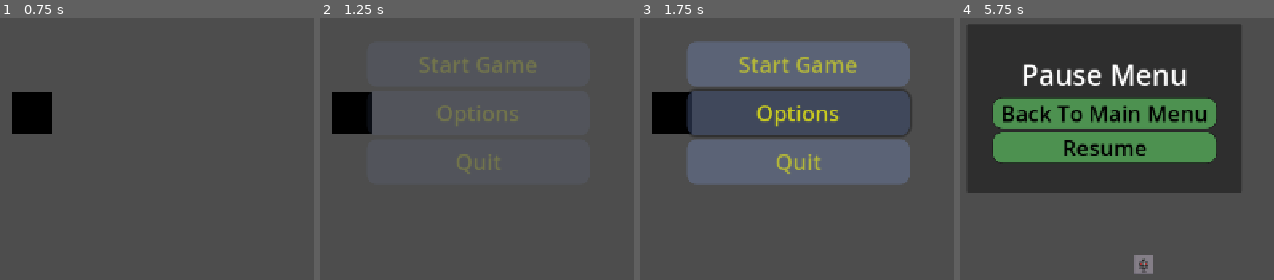
Above: before the commit, frames 1-4 (left to right).
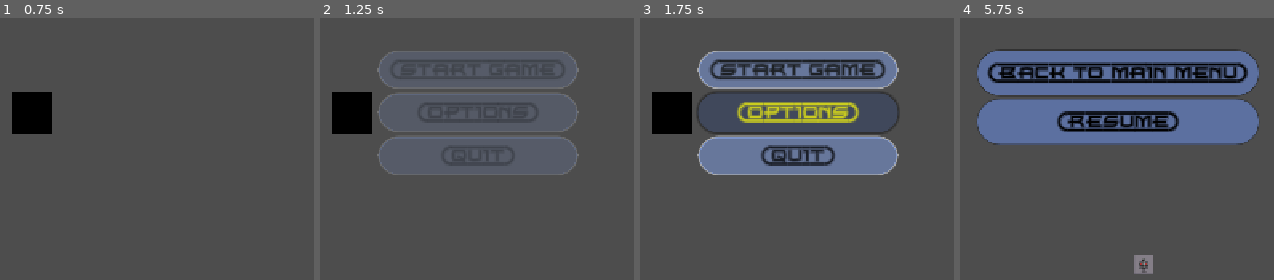
Above: after the commit, the same moments.

Repository: ikostan/SkyLockAssault
Game: Godot game, scene res://scenes/main_menu.tscn
Two runs of this game, one before a commit and one after it. Both use one fixed random seed, a clock stepped at 60 frames per second and the inputs below. Video files are missing from this copy of the repository; at most half a second of black plays in their place.
Inputs:
- Up to frame 1 (0.75 s): tap Enter at 0.5 s; hold D (move_right) from 0.53 s (still down)
- Up to frame 2 (1.25 s): keep holding D (move_right)
- Up to frame 3 (1.75 s): release D (move_right) at 1.25 s; click "Options" (after the commit: "{OPTIONS}") at 1.25 s
- Up to frame 4 (5.75 s): click "Start Game" (after the commit: "{START=GAME}") at 2 s; tap Space at 2.75 s; hold W (move_backward) 2.78-3.53 s; hold D (move_right) 3.53-4.28 s; hold X (move_forward) 4.28-5.03 s; hold A (move_left) from 5.03 s (still down); tap Escape (ui_cancel) at 5.65 s

Frame 1 is identical in both runs. In frame 2, 3.0% of the frame differs, in the area x 18-83%, y 12-60%; in frame 3, 29%; in frame 4, 55%, in the area x 2-96%, y 2-67%.

Commit message:
Add custom font and restyle main and pause menus
Introduced the EMPIREST.TTF custom font and applied it to main menu and pause menu buttons. Updated button styles with rounded corners, new color schemes, and improved layout. Added a new options scene and refactored pause menu structure for consistency and better appearance.

Diff:
--- a/scenes/main_menu.tscn
+++ b/scenes/main_menu.tscn
@@ -1,40 +1,60 @@
-[gd_scene load_steps=10 format=3 uid="uid://brpckgp7j86jp"]
+[gd_scene load_steps=12 format=3 uid="uid://brpckgp7j86jp"]
 
 [ext_resource type="Script" uid="uid://cdubukgyitlm8" path="res://scripts/main_menu.gd" id="1_l6cm7"]
 [ext_resource type="VideoStream" uid="uid://dxu50q1yffe6a" path="res://files/video/grok-video-main2.ogv" id="2_ekxnf"]
+[ext_resource type="FontFile" uid="uid://borwvgqdgawbj" path="res://files/fonts/EMPIREST.TTF" id="3_bqqt6"]
 
-[sub_resource type="StyleBoxFlat" id="StyleBoxFlat_bqqt6"]
-bg_color = Color(0.53333336, 0.6666667, 0.98039216, 0.3137255)
-corner_radius_top_left = 16
-corner_radius_top_right = 16
-corner_radius_bottom_right = 16
-corner_radius_bottom_left = 16
+[sub_resource type="StyleBoxFlat" id="StyleBoxFlat_rtw2f"]
+bg_color = Color(0.53333336, 0.6666667, 0.98039216, 0.5882353)
+border_width_left = 2
+border_width_top = 2
+border_width_right = 2
+border_width_bottom = 2
+corner_radius_top_left = 40
+corner_radius_top_right = 40
+corner_radius_bottom_right = 40
+corner_radius_bottom_left = 40
 
 [sub_resource type="StyleBoxFlat" id="StyleBoxFlat_ekxnf"]
-corner_radius_top_left = 16
-corner_radius_top_right = 16
-corner_radius_bottom_right = 16
-corner_radius_bottom_left = 16
+corner_radius_top_left = 40
+corner_radius_top_right = 40
+corner_radius_bottom_right = 40
+corner_radius_bottom_left = 40
 
 [sub_resource type="StyleBoxFlat" id="StyleBoxFlat_8ln24"]
 bg_color = Color(0.53333336, 0.6666667, 0.98039216, 0.3137255)
 border_color = Color(0.20871013, 0.20871016, 0.20870999, 1)
-corner_radius_top_left = 16
-corner_radius_top_right = 16
-corner_radius_bottom_right = 16
-corner_radius_bottom_left = 16
+corner_radius_top_left = 40
+corner_radius_top_right = 40
+corner_radius_bottom_right = 40
+corner_radius_bottom_left = 40
 shadow_size = 5
 
 [sub_resource type="StyleBoxEmpty" id="StyleBoxEmpty_ekxnf"]
 
+[sub_resource type="StyleBoxFlat" id="StyleBoxFlat_bqqt6"]
+bg_color = Color(0.53333336, 0.6666667, 0.98039216, 0.54901963)
+border_width_left = 2
+border_width_top = 2
+border_width_right = 2
+border_width_bottom = 2
+corner_radius_top_left = 40
+corner_radius_top_right = 40
+corner_radius_bottom_right = 40
+corner_radius_bottom_left = 40
+
 [sub_resource type="StyleBoxEmpty" id="StyleBoxEmpty_bqqt6"]
 
 [sub_resource type="StyleBoxFlat" id="StyleBoxFlat_wu84c"]
-bg_color = Color(0.53333336, 0.6666667, 0.98039216, 0.3137255)
-corner_radius_top_left = 16
-corner_radius_top_right = 16
-corner_radius_bottom_right = 16
-corner_radius_bottom_left = 16
+bg_color = Color(0.53333336, 0.6666667, 0.98039216, 0.5882353)
+border_width_left = 2
+border_width_top = 2
+border_width_right = 2
+border_width_bottom = 2
+corner_radius_top_left = 40
+corner_radius_top_right = 40
+corner_radius_bottom_right = 40
+corner_radius_bottom_left = 40
 
 [sub_resource type="StyleBoxEmpty" id="StyleBoxEmpty_wu84c"]
 
@@ -70,10 +90,10 @@
 anchor_top = 0.5
 anchor_right = 0.5
 anchor_bottom = 0.5
-offset_left = -178.5
-offset_top = -114.0
-offset_right = 178.5
-offset_bottom = 114.0
+offset_left = -160.0
+offset_top = -100.0
+offset_right = 160.0
+offset_bottom = 100.0
 grow_horizontal = 2
 grow_vertical = 2
 theme_override_constants/separation = 6
@@ -90,41 +110,44 @@
 [node name="StartButton" type="Button" parent="VideoStreamPlayer/VBoxContainer"]
 layout_mode = 2
 size_flags_vertical = 3
-theme_override_colors/font_color = Color(0.9607843, 0.9607843, 0.050980393, 0.74509805)
+theme_override_colors/font_color = Color(0.023529412, 0.023529412, 0, 1)
+theme_override_colors/font_focus_color = Color(0, 0, 0, 1)
 theme_override_colors/font_hover_color = Color(0.9607843, 0.9607843, 0.050980393, 1)
-theme_override_constants/h_separation = 6
+theme_override_fonts/font = ExtResource("3_bqqt6")
 theme_override_font_sizes/font_size = 35
-theme_override_styles/normal = SubResource("StyleBoxFlat_bqqt6")
+theme_override_styles/normal = SubResource("StyleBoxFlat_rtw2f")
 theme_override_styles/pressed = SubResource("StyleBoxFlat_ekxnf")
 theme_override_styles/hover = SubResource("StyleBoxFlat_8ln24")
 theme_override_styles/focus = SubResource("StyleBoxEmpty_ekxnf")
-text = "Start Game"
+text = "{START=GAME}"
 
 [node name="OptionsButton" type="Button" parent="VideoStreamPlayer/VBoxContainer"]
 layout_mode = 2
 size_flags_vertical = 3
-theme_override_colors/font_color = Color(0.9607843, 0.9607843, 0.050980393, 0.74509805)
+theme_override_colors/font_color = Color(0, 0, 0, 1)
+theme_override_colors/font_focus_color = Color(0, 0, 0, 1)
 theme_override_colors/font_hover_color = Color(0.9607843, 0.9607843, 0.050980393, 1)
-theme_override_constants/h_separation = 6
+theme_override_fonts/font = ExtResource("3_bqqt6")
 theme_override_font_sizes/font_size = 35
 theme_override_styles/normal = SubResource("StyleBoxFlat_bqqt6")
 theme_override_styles/pressed = SubResource("StyleBoxFlat_ekxnf")
 theme_override_styles/hover = SubResource("StyleBoxFlat_8ln24")
 theme_override_styles/focus = SubResource("StyleBoxEmpty_bqqt6")
-text = "Options"
+text = "{OPTIONS}"
 
 [node name="QuitButton" type="Button" parent="VideoStreamPlayer/VBoxContainer"]
 layout_mode = 2
 size_flags_vertical = 3
-theme_override_colors/font_color = Color(0.9607843, 0.9607843, 0.050980393, 0.74509805)
+theme_override_colors/font_color = Color(0, 0, 0, 1)
+theme_override_colors/font_focus_color = Color(0, 0, 0, 1)
 theme_override_colors/font_hover_color = Color(0.9607843, 0.9607843, 0.050980393, 1)
-theme_override_constants/h_separation = 6
+theme_override_fonts/font = ExtResource("3_bqqt6")
 theme_override_font_sizes/font_size = 35
 theme_override_styles/normal = SubResource("StyleBoxFlat_wu84c")
 theme_override_styles/pressed = SubResource("StyleBoxFlat_ekxnf")
 theme_override_styles/hover = SubResource("StyleBoxFlat_8ln24")
 theme_override_styles/focus = SubResource("StyleBoxEmpty_wu84c")
-text = "Quit"
+text = "{QUIT}"
 
 [node name="QuitDialog" type="ConfirmationDialog" parent="VideoStreamPlayer/VBoxContainer"]
 oversampling_override = 1.0
--- /dev/null
+++ b/scenes/options.tscn
@@ -0,0 +1,9 @@
+[gd_scene format=3 uid="uid://ckky6bjxngluo"]
+
+[node name="Options" type="Control"]
+layout_mode = 3
+anchors_preset = 15
+anchor_right = 1.0
+anchor_bottom = 1.0
+grow_horizontal = 2
+grow_vertical = 2
--- a/scenes/pause_menu.tscn
+++ b/scenes/pause_menu.tscn
@@ -1,24 +1,71 @@
-[gd_scene load_steps=6 format=3 uid="uid://cb4n4cqkuddqg"]
+[gd_scene load_steps=11 format=3 uid="uid://cb4n4cqkuddqg"]
 
 [ext_resource type="Script" uid="uid://jdb4e3uytiw1" path="res://scripts/pause_menu.gd" id="1_n87rw"]
+[ext_resource type="FontFile" uid="uid://borwvgqdgawbj" path="res://files/fonts/EMPIREST.TTF" id="2_myx47"]
 
 [sub_resource type="StyleBoxFlat" id="StyleBoxFlat_n87rw"]
-bg_color = Color(0.3019608, 0.5686275, 0.3137255, 1)
-corner_radius_top_left = 16
-corner_radius_top_right = 16
-corner_radius_bottom_right = 16
-corner_radius_bottom_left = 16
+bg_color = Color(0.53333336, 0.6666667, 0.98039216, 0.5882353)
+corner_radius_top_left = 40
+corner_radius_top_right = 40
+corner_radius_bottom_right = 40
+corner_radius_bottom_left = 40
 shadow_size = 2
+
+[sub_resource type="StyleBoxFlat" id="StyleBoxFlat_kukqi"]
+content_margin_left = 4.0
+content_margin_top = 4.0
+content_margin_right = 4.0
+content_margin_bottom = 4.0
+corner_radius_top_left = 40
+corner_radius_top_right = 40
+corner_radius_bottom_right = 40
+corner_radius_bottom_left = 40
+corner_detail = 5
+
+[sub_resource type="StyleBoxFlat" id="StyleBoxFlat_5d2l8"]
+content_margin_left = 4.0
+content_margin_top = 4.0
+content_margin_right = 4.0
+content_margin_bottom = 4.0
+bg_color = Color(0.53333336, 0.6666667, 0.98039216, 0.3137255)
+corner_radius_top_left = 40
+corner_radius_top_right = 40
+corner_radius_bottom_right = 40
+corner_radius_bottom_left = 40
+corner_detail = 5
 
 [sub_resource type="StyleBoxEmpty" id="StyleBoxEmpty_n87rw"]
 
 [sub_resource type="StyleBoxFlat" id="StyleBoxFlat_myx47"]
-bg_color = Color(0.3019608, 0.5686275, 0.3137255, 1)
-corner_radius_top_left = 16
-corner_radius_top_right = 16
-corner_radius_bottom_right = 16
-corner_radius_bottom_left = 16
+bg_color = Color(0.53333336, 0.6666667, 0.98039216, 0.5882353)
+corner_radius_top_left = 40
+corner_radius_top_right = 40
+corner_radius_bottom_right = 40
+corner_radius_bottom_left = 40
 shadow_size = 2
+
+[sub_resource type="StyleBoxFlat" id="StyleBoxFlat_7l7mv"]
+content_margin_left = 4.0
+content_margin_top = 4.0
+content_margin_right = 4.0
+content_margin_bottom = 4.0
+corner_radius_top_left = 40
+corner_radius_top_right = 40
+corner_radius_bottom_right = 40
+corner_radius_bottom_left = 40
+corner_detail = 5
+
+[sub_resource type="StyleBoxFlat" id="StyleBoxFlat_v4r4p"]
+content_margin_left = 4.0
+content_margin_top = 4.0
+content_margin_right = 4.0
+content_margin_bottom = 4.0
+bg_color = Color(0.53333336, 0.6666667, 0.98039216, 0.3137255)
+corner_radius_top_left = 40
+corner_radius_top_right = 40
+corner_radius_bottom_right = 40
+corner_radius_bottom_left = 40
+corner_detail = 5
 
 [sub_resource type="StyleBoxEmpty" id="StyleBoxEmpty_myx47"]
 
@@ -26,57 +73,53 @@
 process_mode = 3
 script = ExtResource("1_n87rw")
 
-[node name="Panel" type="Panel" parent="."]
+[node name="VBoxContainer" type="VBoxContainer" parent="."]
 anchors_preset = 8
 anchor_left = 0.5
 anchor_top = 0.5
 anchor_right = 0.5
 anchor_bottom = 0.5
-offset_left = -242.5
-offset_top = -142.5
-offset_right = 197.5
-offset_bottom = 127.5
-grow_horizontal = 2
-grow_vertical = 2
-
-[node name="VBoxContainer" type="VBoxContainer" parent="Panel"]
-layout_mode = 1
-anchors_preset = 8
-anchor_left = 0.5
-anchor_top = 0.5
-anchor_right = 0.5
-anchor_bottom = 0.5
-offset_left = -178.5
-offset_top = -84.5
-offset_right = 178.5
-offset_bottom = 84.5
+offset_left = -225.0
+offset_top = -100.0
+offset_right = 225.0
+offset_bottom = 50.0
 grow_horizontal = 2
 grow_vertical = 2
 theme_override_constants/separation = 6
 
-[node name="Label" type="Label" parent="Panel/VBoxContainer"]
+[node name="Label" type="Label" parent="VBoxContainer"]
+visible = false
 layout_mode = 2
 size_flags_vertical = 3
+theme_override_fonts/font = ExtResource("2_myx47")
 theme_override_font_sizes/font_size = 45
-text = "Pause Menu"
+text = "{PAUSE=MENU}"
 horizontal_alignment = 1
 
-[node name="BackToMainButton" type="Button" parent="Panel/VBoxContainer"]
+[node name="BackToMainButton" type="Button" parent="VBoxContainer"]
 layout_mode = 2
 size_flags_vertical = 3
 theme_override_colors/font_color = Color(0, 0, 0, 1)
-theme_override_constants/h_separation = 6
+theme_override_colors/font_focus_color = Color(0, 0, 0, 1)
+theme_override_colors/font_hover_color = Color(0.9607843, 0.9607843, 0.050980393, 1)
+theme_override_fonts/font = ExtResource("2_myx47")
 theme_override_font_sizes/font_size = 35
 theme_override_styles/normal = SubResource("StyleBoxFlat_n87rw")
+theme_override_styles/pressed = SubResource("StyleBoxFlat_kukqi")
+theme_override_styles/hover = SubResource("StyleBoxFlat_5d2l8")
 theme_override_styles/focus = SubResource("StyleBoxEmpty_n87rw")
-text = "Back To Main Menu"
+text = "{BACK=TO=MAIN=MENU}"
 
-[node name="ResumeButton" type="Button" parent="Panel/VBoxContainer"]
+[node name="ResumeButton" type="Button" parent="VBoxContainer"]
 layout_mode = 2
 size_flags_vertical = 3
 theme_override_colors/font_color = Color(0, 0, 0, 1)
-theme_override_constants/h_separation = 6
+theme_override_colors/font_focus_color = Color(0, 0, 0, 1)
+theme_override_colors/font_hover_color = Color(0.9607843, 0.9607843, 0.050980393, 1)
+theme_override_fonts/font = ExtResource("2_myx47")
 theme_override_font_sizes/font_size = 35
 theme_override_styles/normal = SubResource("StyleBoxFlat_myx47")
+theme_override_styles/pressed = SubResource("StyleBoxFlat_7l7mv")
+theme_override_styles/hover = SubResource("StyleBoxFlat_v4r4p")
 theme_override_styles/focus = SubResource("StyleBoxEmpty_myx47")
-text = "Resume"
+text = "{RESUME}"
--- a/scripts/pause_menu.gd
+++ b/scripts/pause_menu.gd
@@ -3,8 +3,8 @@
 # Pause menu overlay: Toggles with ESC, pauses the game tree, and handles resume/back to menu.
 # Use for exiting game levels back to main menu without quitting.
 
-@onready var resume_button: Button = $Panel/VBoxContainer/ResumeButton
-@onready var back_to_main_button: Button = $Panel/VBoxContainer/BackToMainButton
+@onready var resume_button: Button = $VBoxContainer/ResumeButton
+@onready var back_to_main_button: Button = $VBoxContainer/BackToMainButton
 
 
 # Called when the node enters the scene tree.
Binary file added: files/fonts/EMPIREST.TTF
